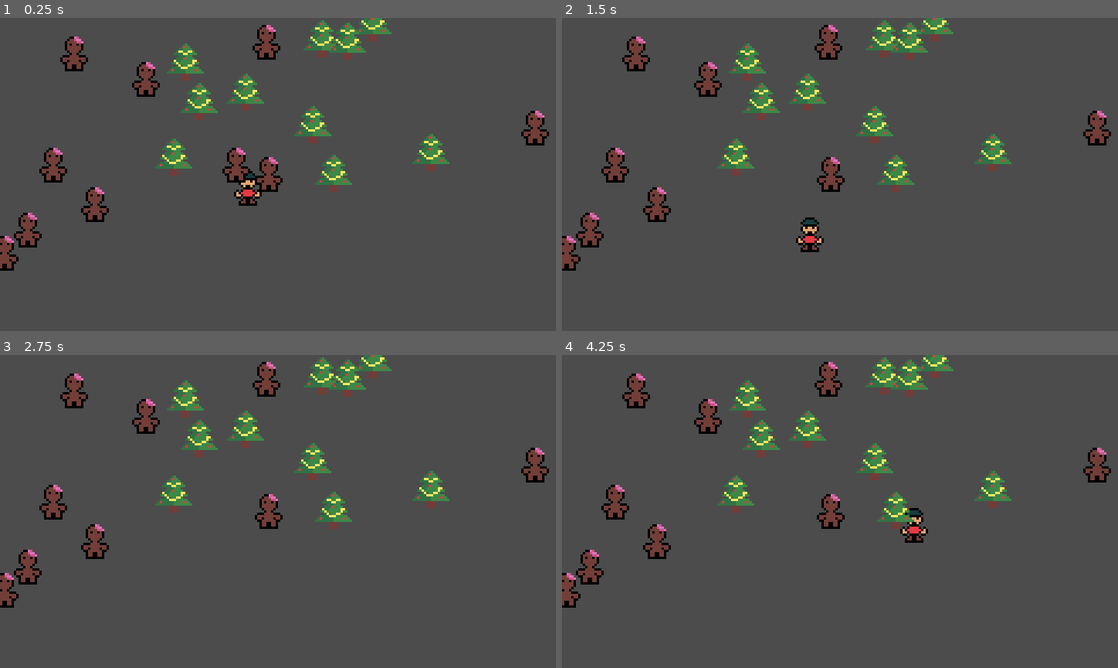
Above: before the commit, frames 1-4 (two rows, left to right).
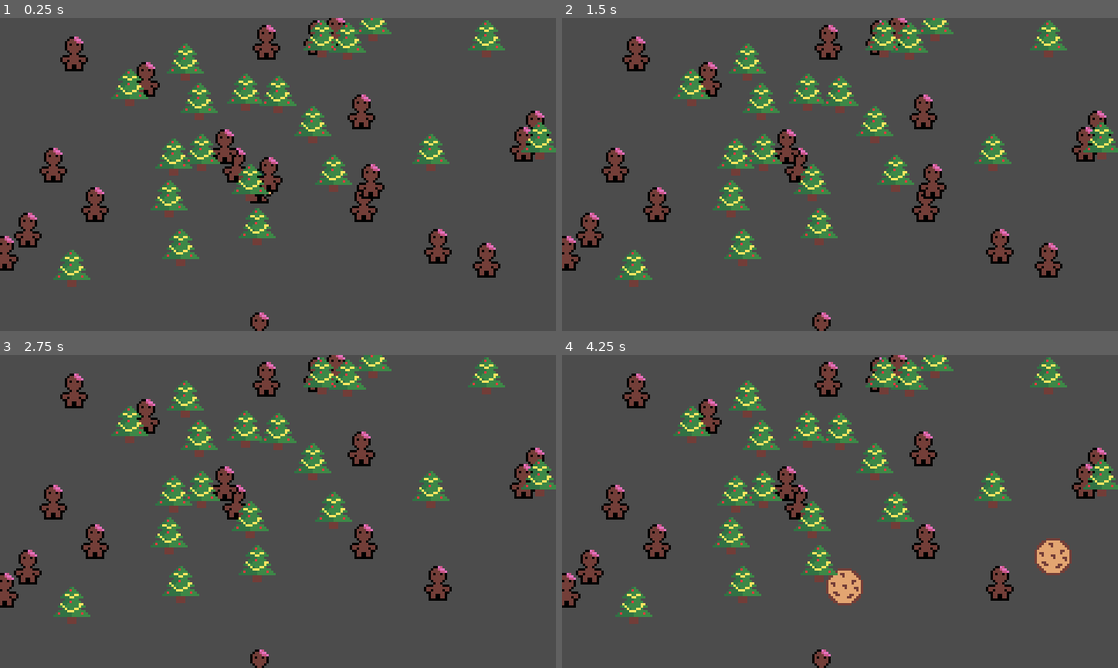
Above: after the commit, the same moments.

Repository: cznrhubarb/feliz-navidead
Game: Godot game, scene res://TestScene.tscn
Two runs of this game, one before a commit and one after it. Both use one fixed random seed, a clock stepped at 60 frames per second and the inputs below. Before the commit the project starts from res://scn/TestScene.tscn.
Inputs (mouse positions are in pixels of both pictures, inside the frame that each line leads up to):
- Up to frame 1 (0.25 s): no input
- Up to frame 2 (1.5 s): tap Enter at 0.5 s; move the mouse to (962, 158) at 0.52 s; press the mouse at (962, 158) at 0.53 s; hold D (move_right) 0.53-1.28 s; tap Space at 1.25 s; move the mouse to (728, 190) at 1.27 s; release the mouse at (728, 190) at 1.28 s; hold S (move_down) from 1.28 s (still down); click (728, 190) at 1.35 s
- Up to frame 3 (2.75 s): move the mouse to (333, 442) at 2.02 s; release S (move_down) at 2.03 s; press the mouse at (333, 442) at 2.03 s; hold D (move_right) from 2.03 s (still down)
- Up to frame 4 (4.25 s): tap Enter at 2.75 s; move the mouse to (812, 574) at 2.77 s; release D (move_right) at 2.78 s; release the mouse at (812, 574) at 2.78 s; hold W (move_up) 2.78-3.53 s; click (812, 574) at 2.85 s; move the mouse to (1006, 558) at 3.52 s; press the mouse at (1006, 558) at 3.53 s; hold A (move_left) from 3.53 s (still down)

The runs differ from the first frame. In frame 1, 6.9% of the frame differs, in the area x 9-100%, y 0-100%; in frame 2, 7.5%; in frame 3, 6.7%; in frame 4, 8.2%.

Commit message:
Revert "Merge branch 'master' of https://github.com/cznrhubarb/santaria"
This reverts commit d36bba1b7bf61158bc2fd92a24a0488d2c3a5048, reversing
changes made to ddde593d8731d880d7486efa0bd5a062b43a464d.

Diff:
--- a/src/Child.gd
+++ b/Child.gd
@@ -4,18 +4,15 @@
 var type = "child"
 
 func _physics_process(delta):
-	var deltaPos = Vector2()
 	if Input.is_action_pressed("move_right"):
-		deltaPos.x += Speed
+		position.x += Speed * delta
 	elif Input.is_action_pressed("move_left"):
-		deltaPos.x -= Speed
+		position.x -= Speed * delta
 
 	if Input.is_action_pressed("move_up"):
-		deltaPos.y -= Speed
+		position.y -= Speed * delta
 	elif Input.is_action_pressed("move_down"):
-		deltaPos.y += Speed
-
-	move_and_slide(deltaPos)
+		position.y += Speed * delta
 
 func _input(event):
 	if event.is_action_pressed("shoot"):
@@ -23,8 +20,8 @@
 		shoot(shoot_direction)
 
 func shoot(direction):
-	var bullet_scene = load("res://scn/CookieBullet.tscn")
+	var bullet_scene = load("res://CookieBullet.tscn")
 	var bullet = bullet_scene.instance()
 	bullet.position = position
 	bullet.direction = direction
-	get_parent().add_child(bullet)
+	get_owner().add_child(bullet)
--- a/src/CookieBullet.gd
+++ b/CookieBullet.gd
@@ -9,6 +9,6 @@
 	var collision_info = move_and_collide(direction * BulletSpeed * delta)
 	if collision_info:
 		var collider = collision_info.collider
-		if collider.type == "enemy":
+		if collider.type and collider.type == "enemy":
 			collider.queue_free()
-		queue_free()
+			queue_free()
--- a/scn/CookieBullet.tscn
+++ b/CookieBullet.tscn
@@ -1,9 +1,7 @@
 [gd_scene load_steps=4 format=2]
 
-[ext_resource path="res://src/CookieBullet.gd" type="Script" id=1]
-[ext_resource path="res://img/cookie.png" type="Texture" id=2]
-
-
+[ext_resource path="res://CookieBullet.gd" type="Script" id=1]
+[ext_resource path="res://cookie.png" type="Texture" id=2]
 
 [sub_resource type="CircleShape2D" id=1]
 radius = 7.42278
--- a/scn/GingerBreadMan.tscn
+++ b/GingerBreadMan.tscn
@@ -1,9 +1,7 @@
 [gd_scene load_steps=4 format=2]
 
-[ext_resource path="res://src/GingerBreadMan.gd" type="Script" id=1]
-[ext_resource path="res://img/ginger.png" type="Texture" id=2]
-
-
+[ext_resource path="res://GingerBreadMan.gd" type="Script" id=1]
+[ext_resource path="res://ginger.png" type="Texture" id=2]
 
 [sub_resource type="RectangleShape2D" id=1]
 extents = Vector2( 4.27496, 6.91256 )
--- a/src/GingerFactory.gd
+++ b/GingerFactory.gd
@@ -2,9 +2,9 @@
 
 func _ready():
 	var scene_size = get_viewport().size
-	var ginger_scene = load("res://scn/GingerBreadMan.tscn")
-	for i in range(10):
+	var ginger_scene = load("res://GingerBreadMan.tscn")
+	for i in range(20):
 		var ginger = ginger_scene.instance()
 		ginger.position = Vector2(rand_range(0, scene_size.x), rand_range(0, scene_size.y))
-		#get_parent().add_child(ginger)
+		print(ginger.position)
 		add_child(ginger)
--- /dev/null
+++ b/TestScene.tscn
@@ -0,0 +1,32 @@
+[gd_scene load_steps=6 format=2]
+
+[ext_resource path="res://Child.gd" type="Script" id=1]
+[ext_resource path="res://child.png" type="Texture" id=2]
+[ext_resource path="res://GingerFactory.gd" type="Script" id=3]
+[ext_resource path="res://TreeFactory.gd" type="Script" id=4]
+
+[sub_resource type="RectangleShape2D" id=1]
+extents = Vector2( 5.36142, 6.64243 )
+
+[node name="TestScene" type="Node2D"]
+
+[node name="Child" type="KinematicBody2D" parent="."]
+position = Vector2( 111.772, 71.6002 )
+collision_layer = 16
+collision_mask = 13
+script = ExtResource( 1 )
+__meta__ = {
+"_edit_group_": true
+}
+
+[node name="Sprite" type="Sprite" parent="Child"]
+texture = ExtResource( 2 )
+
+[node name="CollisionShape2D" type="CollisionShape2D" parent="Child"]
+shape = SubResource( 1 )
+
+[node name="GingerFactory" type="Node" parent="."]
+script = ExtResource( 3 )
+
+[node name="TreeFactory" type="Node" parent="."]
+script = ExtResource( 4 )
--- a/scn/Tree.tscn
+++ b/Tree.tscn
@@ -1,13 +1,12 @@
 [gd_scene load_steps=4 format=2]
 
-[ext_resource path="res://src/Tree.gd" type="Script" id=1]
-[ext_resource path="res://img/tree.png" type="Texture" id=2]
+[ext_resource path="res://Tree.gd" type="Script" id=1]
+[ext_resource path="res://tree.png" type="Texture" id=2]
 
 [sub_resource type="RectangleShape2D" id=1]
 extents = Vector2( 3.78215, 6.27253 )
 
 [node name="Tree" type="StaticBody2D"]
-collision_mask = 17
 script = ExtResource( 1 )
 
 [node name="Sprite" type="Sprite" parent="."]
--- a/src/TreeFactory.gd
+++ b/TreeFactory.gd
@@ -2,9 +2,9 @@
 
 func _ready():
 	var scene_size = get_viewport().size
-	var tree_scene = load("res://scn/Tree.tscn")
-	for i in range(10):
+	var tree_scene = load("res://Tree.tscn")
+	for i in range(20):
 		var tree = tree_scene.instance()
 		tree.position = Vector2(rand_range(0, scene_size.x), rand_range(0, scene_size.y))
-		#get_parent().add_child(tree)
+		print(tree.position)
 		add_child(tree)
--- a/project.godot
+++ b/project.godot
@@ -16,7 +16,7 @@
 [application]
 
 config/name="santaria"
-run/main_scene="res://scn/TestScene.tscn"
+run/main_scene="res://TestScene.tscn"
 
 [display]
 
--- a/scn/TestScene.tscn
+++ /dev/null
@@ -1,36 +0,0 @@
-[gd_scene load_steps=6 format=2]
-
-[ext_resource path="res://src/Child.gd" type="Script" id=1]
-[ext_resource path="res://img/child.png" type="Texture" id=2]
-[ext_resource path="res://src/TreeFactory.gd" type="Script" id=3]
-[ext_resource path="res://src/GingerFactory.gd" type="Script" id=4]
-
-[sub_resource type="RectangleShape2D" id=1]
-extents = Vector2( 4.47797, 5.13091 )
-
-[node name="TestScene" type="Node2D"]
-
-[node name="YSort" type="YSort" parent="."]
-
-[node name="Child" type="KinematicBody2D" parent="YSort"]
-position = Vector2( 111.772, 71.6002 )
-collision_layer = 16
-collision_mask = 13
-script = ExtResource( 1 )
-__meta__ = {
-"_edit_group_": true
-}
-Speed = 100
-
-[node name="CollisionShape2D" type="CollisionShape2D" parent="YSort/Child"]
-position = Vector2( 0.128685, 2.76682 )
-shape = SubResource( 1 )
-
-[node name="Sprite" type="Sprite" parent="YSort/Child"]
-texture = ExtResource( 2 )
-
-[node name="TreeFactory" type="Node" parent="YSort"]
-script = ExtResource( 3 )
-
-[node name="GingerFactory" type="Node" parent="YSort"]
-script = ExtResource( 4 )
Renamed: src/GingerBreadMan.gd -> GingerBreadMan.gd
Renamed: src/Tree.gd -> Tree.gd
Renamed: img/cane.png -> cane.png
Not shown, changed: cane.png.import
Renamed: img/child.png -> child.png
Not shown, changed: child.png.import
Renamed: img/cookie.png -> cookie.png
Not shown, changed: cookie.png.import
Renamed: img/ginger.png -> ginger.png
Not shown, changed: ginger.png.import
Renamed: img/tree.png -> tree.png
Not shown, changed: tree.png.import
